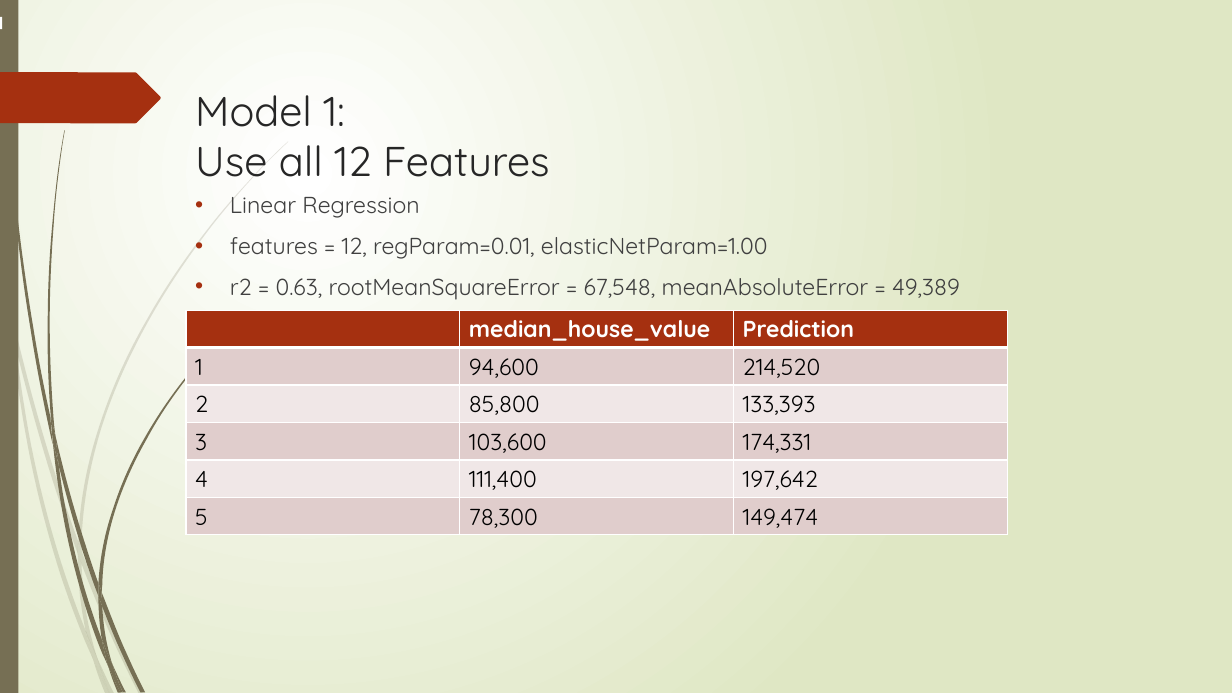
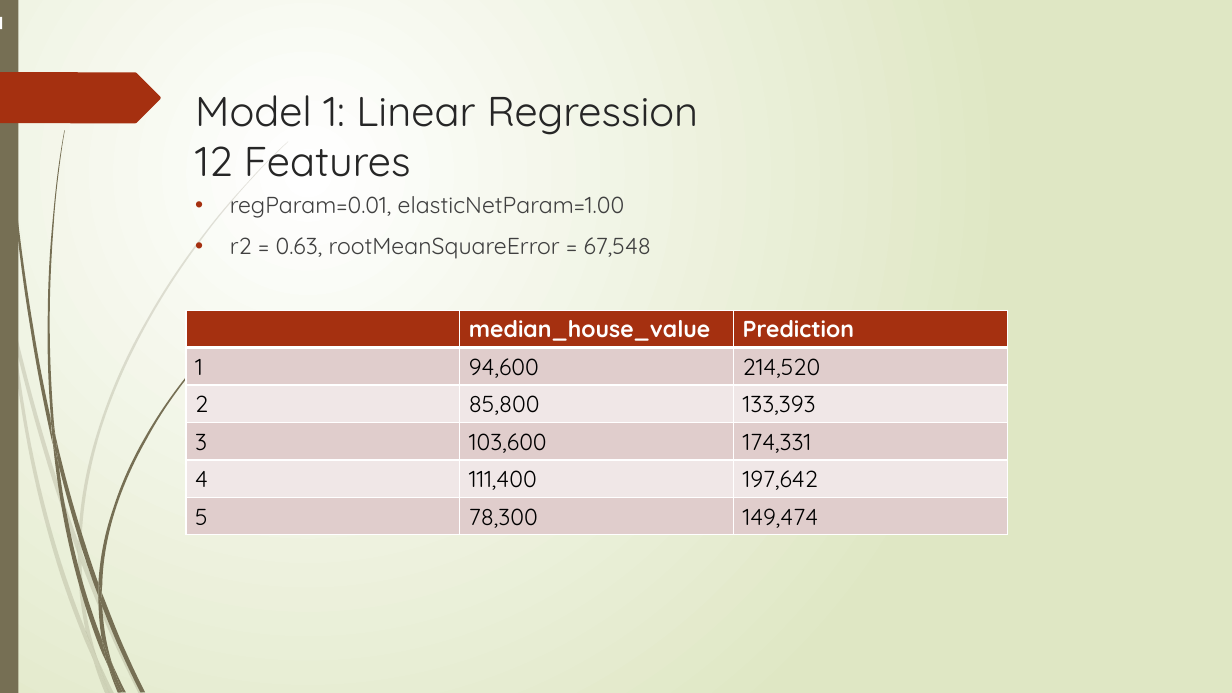
Before and after one commit to Flying-Bananasuar/MachineLearning, a slide deck: slide 14 of Predicting California Housing Price.pptx (slide 15 before the commit). Drawn at 1232x693 pixels with LibreOffice and Linux fonts; fonts in the diff are those of the drawing. Boxes give left, top, right and bottom in pixels: in the first picture for what was removed or moved away, otherwise in the second. Text is boxed around its words. In the diff, an @@ line names an element or a change of style, - is before the commit and + after.

```diff
--- a/Predicting California Housing Price.pptx
+++ b/Predicting California Housing Price.pptx
@@ title at (195,95,698,177): text changed @@
-Model 1:
-Use all 12 Features
+Model 1: Linear Regression
+12 Features
@@ text at (230,196,651,259): text changed @@
-• Linear Regression
-• features = 12, regParam=0.01, elasticNetParam=1.00
-• r2 = 0.63, rootMeanSquareError = 67,548, meanAbsoluteError = 49,389
+• regParam=0.01, elasticNetParam=1.00
+• r2 = 0.63, rootMeanSquareError = 67,548
```
Also in this commit, not shown: 16 other slides changed, 2 slides removed.
